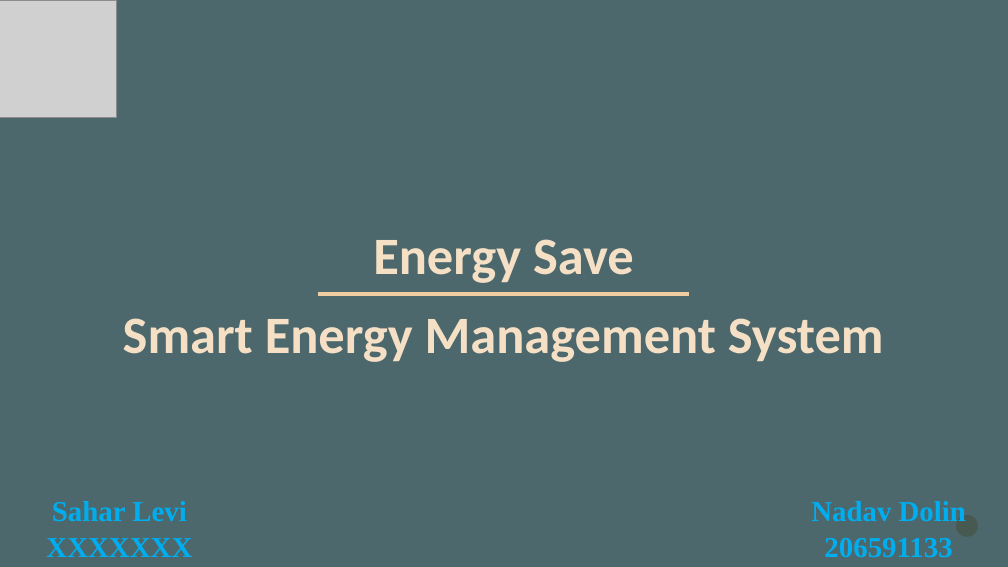
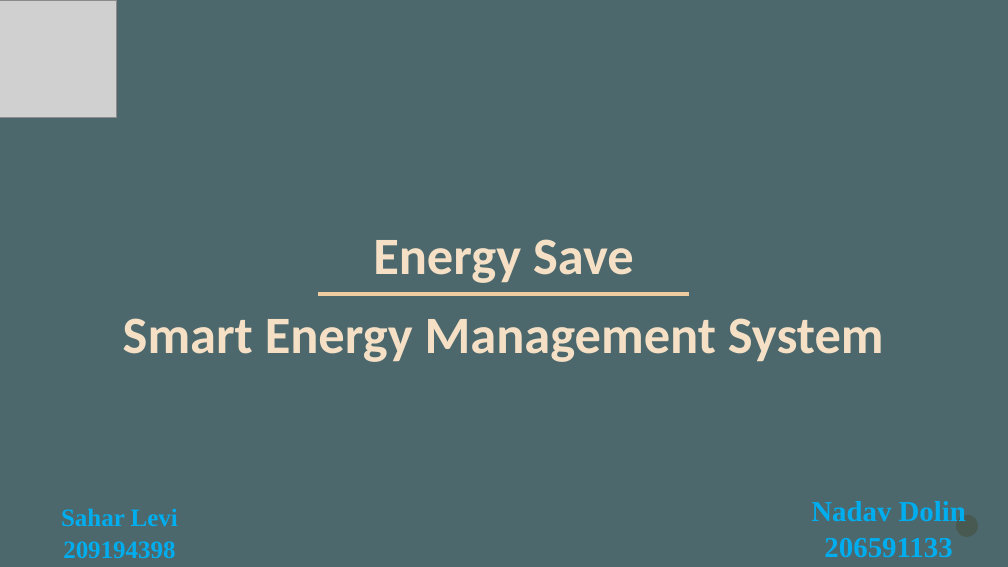
Before and after one commit to SaharLevy/Smart-Home-Energy-Management-System-SHEMS-, a slide deck: slide 1 of IoT-Project-EnergyManagementSystem.pptx. Drawn at 1008x567 pixels with LibreOffice and Linux fonts; fonts in the diff are those of the drawing; grey boxes stand for pictures. Boxes give left, top, right and bottom in pixels: in the first picture for what was removed or moved away, otherwise in the second. Text is boxed around its words. In the diff, an @@ line names an element or a change of style, - is before the commit and + after.

```diff
--- a/IoT-Project-EnergyManagementSystem.pptx
+++ b/IoT-Project-EnergyManagementSystem.pptx
@@ text at [61, 508, 178, 526]: size 27.5 to 23.8 pt in "Sahar Levi" @@
@@ text at [63, 541, 175, 558]: text changed; size 27.5 to 23.8 pt @@
-XXXXXXX
+209194398
```
Also in this commit, not shown: 4 other slides changed.
